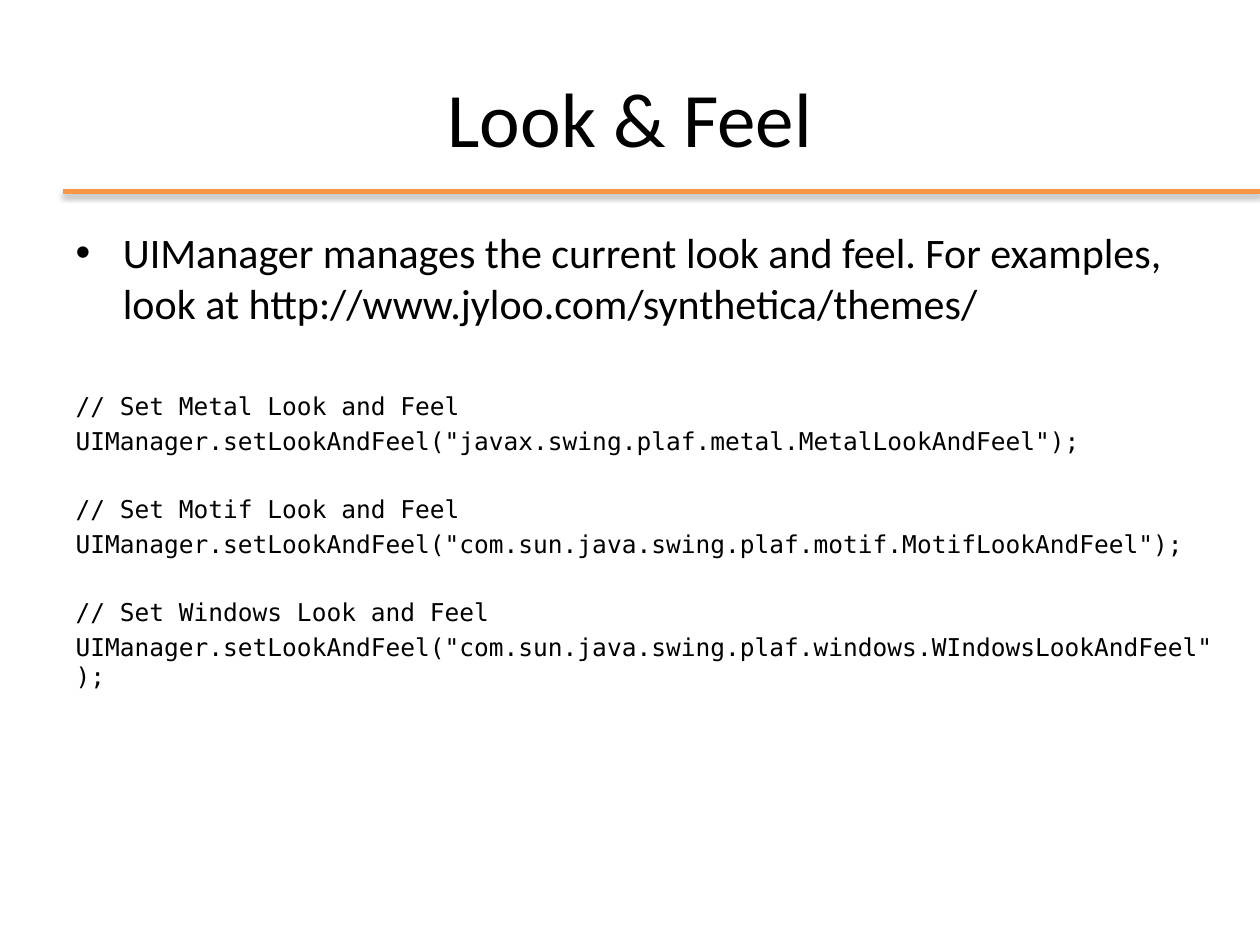
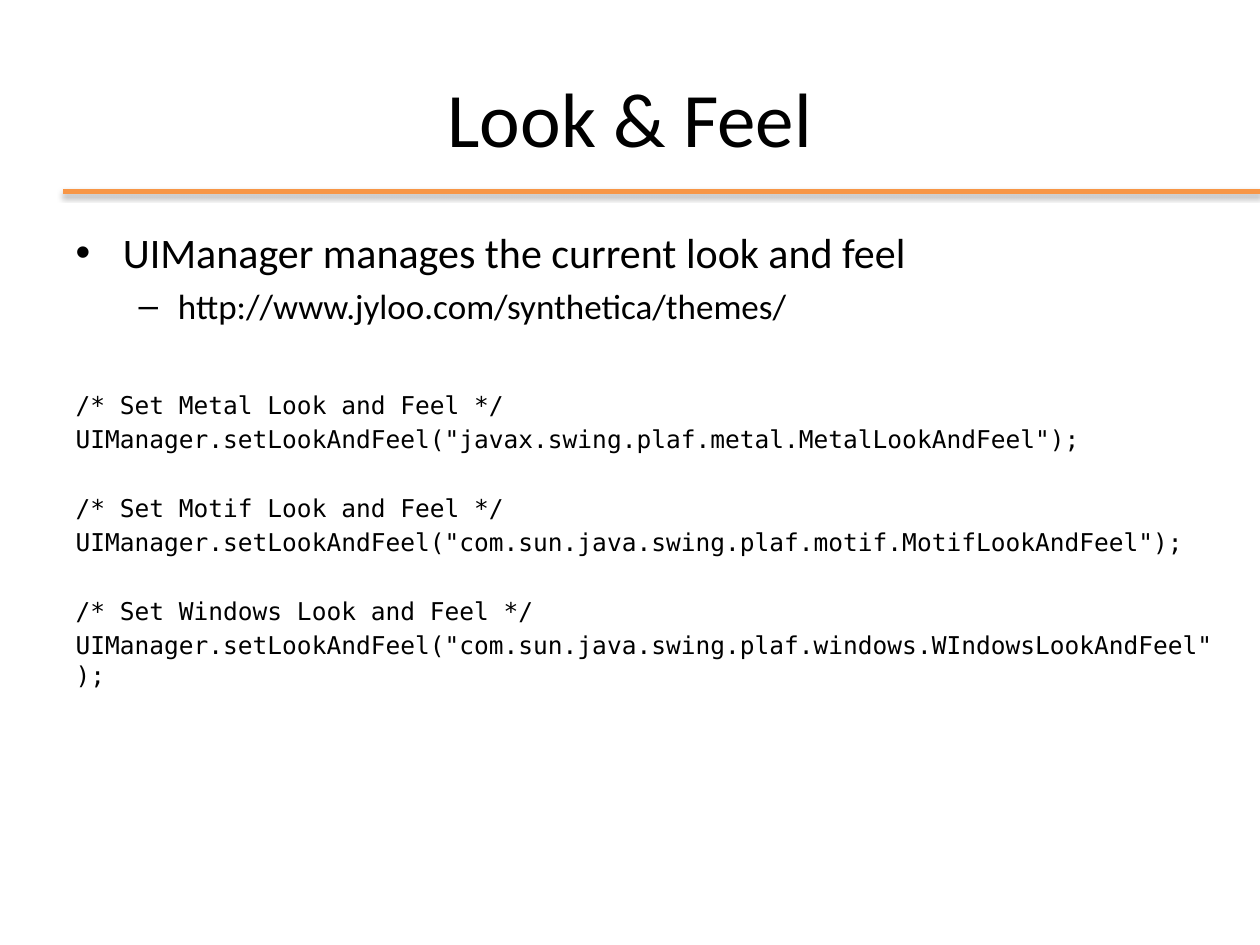
Before and after one commit to Andrea99-beep/ooprogramming, a slide deck: slide 10 of slides/ppt/07_Swing.pptx. Drawn at 1260x945 pixels with LibreOffice and Linux fonts; fonts in the diff are those of the drawing; background and template pictures are left out. Boxes give left, top, right and bottom in pixels: in the first picture for what was removed or moved away, otherwise in the second. Text is boxed around its words. In the diff, an @@ line names an element or a change of style, - is before the commit and + after.

```diff
--- a/slides/ppt/07_Swing.pptx
+++ b/slides/ppt/07_Swing.pptx
@@ text at (x1=120, y1=238, x2=905, y2=415): text changed; size 24 to 20 pt @@
-• UIManager manages the current look and feel. For examples, look at http://www.jyloo.com/synthetica/themes/
-// Set Metal Look and Feel
+• UIManager manages the current look and feel
+  – http://www.jyloo.com/synthetica/themes/
+/* Set Metal Look and Feel */
```
Also in this commit, not shown: 28 other slides changed, 1 slide removed, 13 other files.
